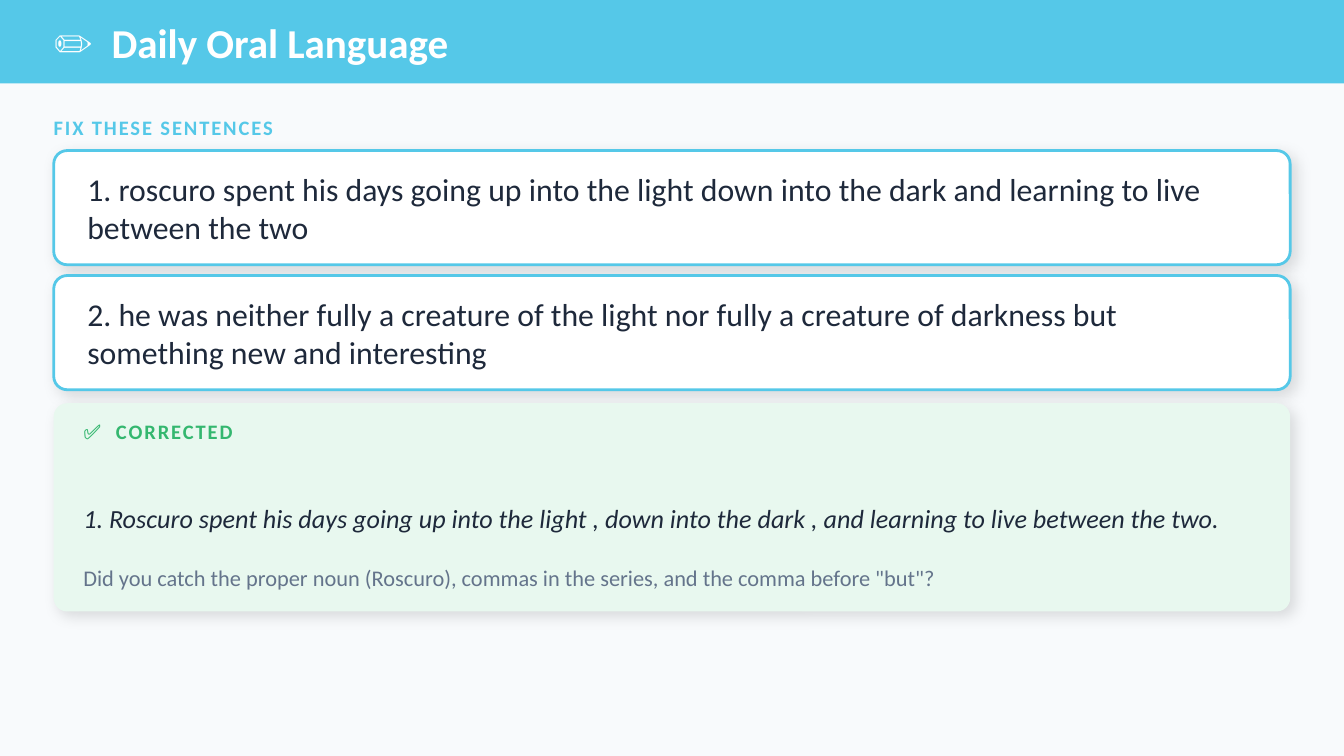
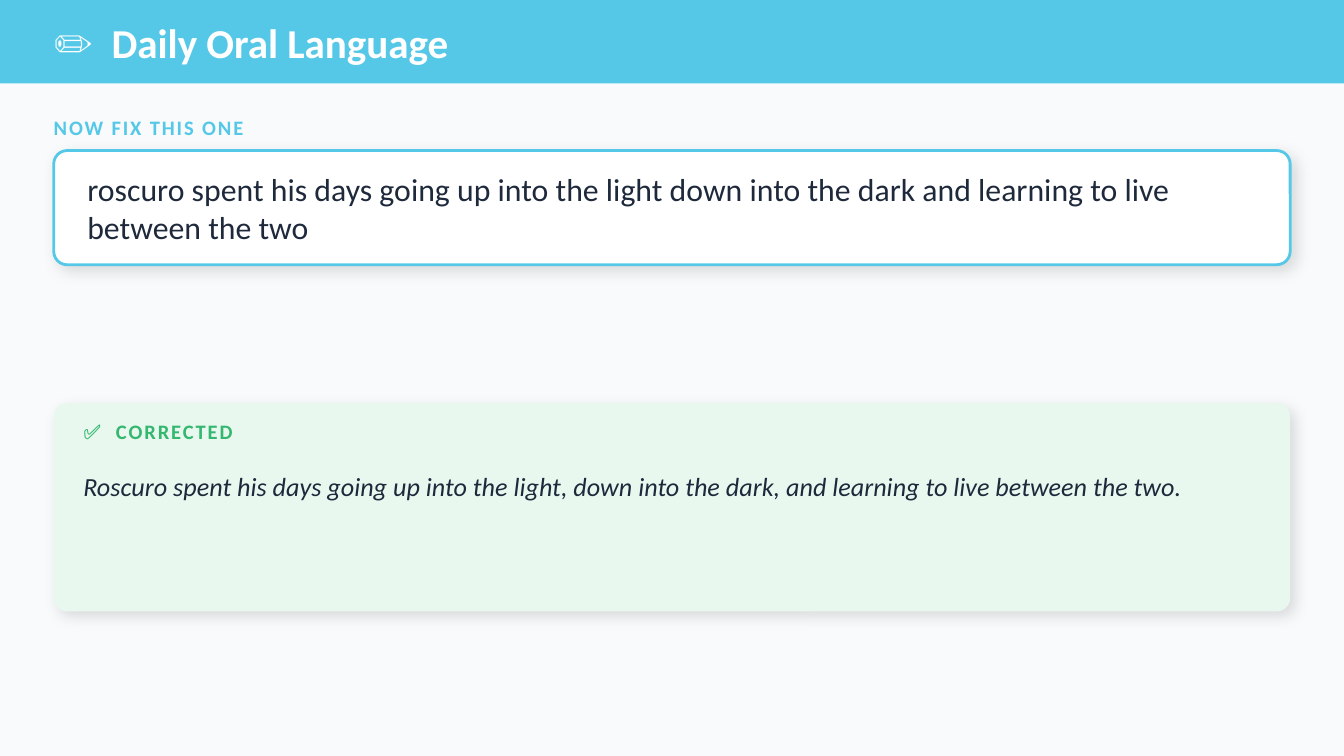
Before and after one commit to optimaondemand/optima-3rd-ela, a slide deck: slide 9 of Planning docs/Slides/lesson-14-2-teacher-slides.pptx (slide 8 before the commit). Drawn at 1344x756 pixels with LibreOffice and Linux fonts; fonts in the diff are those of the drawing. Boxes give left, top, right and bottom in pixels: in the first picture for what was removed or moved away, otherwise in the second. Text is boxed around its words. In the diff, an @@ line names an element or a change of style, - is before the commit and + after.

```diff
--- a/Planning docs/Slides/lesson-14-2-teacher-slides.pptx
+++ b/Planning docs/Slides/lesson-14-2-teacher-slides.pptx
@@ text at (54, 121, 243, 135): text changed @@
-FIX THESE SENTENCES
+NOW FIX THIS ONE
@@ text at (87, 179, 1169, 240): text changed @@
-1. roscuro spent his days going up into the light down into the dark and learning to live between the two
+roscuro spent his days going up into the light down into the dark and learning to live between the two
@@ rounded rectangle removed at (54, 276, 1290, 390) @@
@@ text removed at (87, 304, 1117, 370) @@
-2. he was neither fully a creature of the light nor fully a creature of darkness but something new and interesting
@@ text at (83, 478, 1181, 501): text changed @@
-1. Roscuro spent his days going up into the light , down into the dark , and learning to live between the two.
+Roscuro spent his days going up into the light, down into the dark, and learning to live between the two.
@@ text removed at (83, 570, 934, 590) @@
-Did you catch the proper noun (Roscuro), commas in the series, and the comma before "but"?
```
Also in this commit, not shown: 4 other slides changed, 6 slides added, 3 slides removed, 42 other files.
